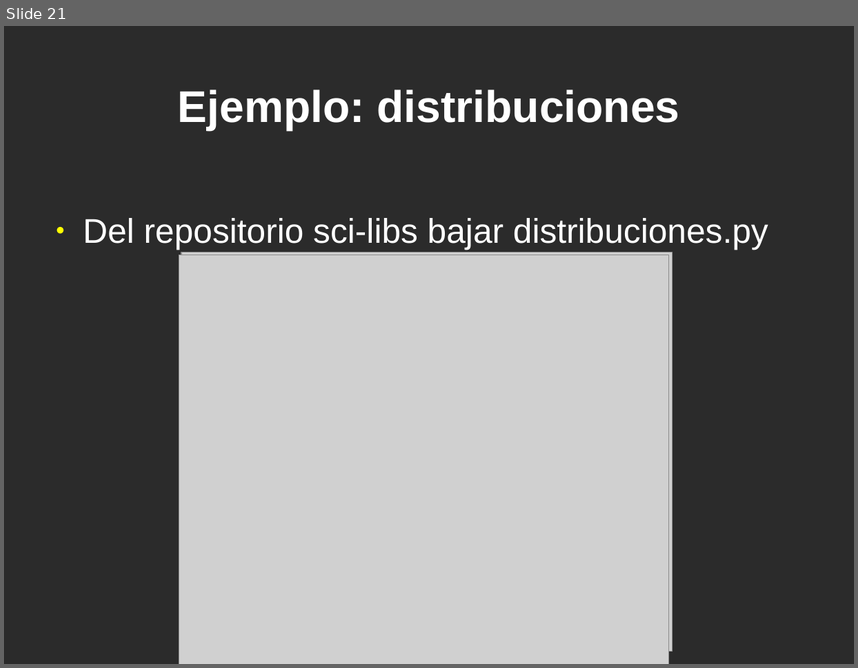
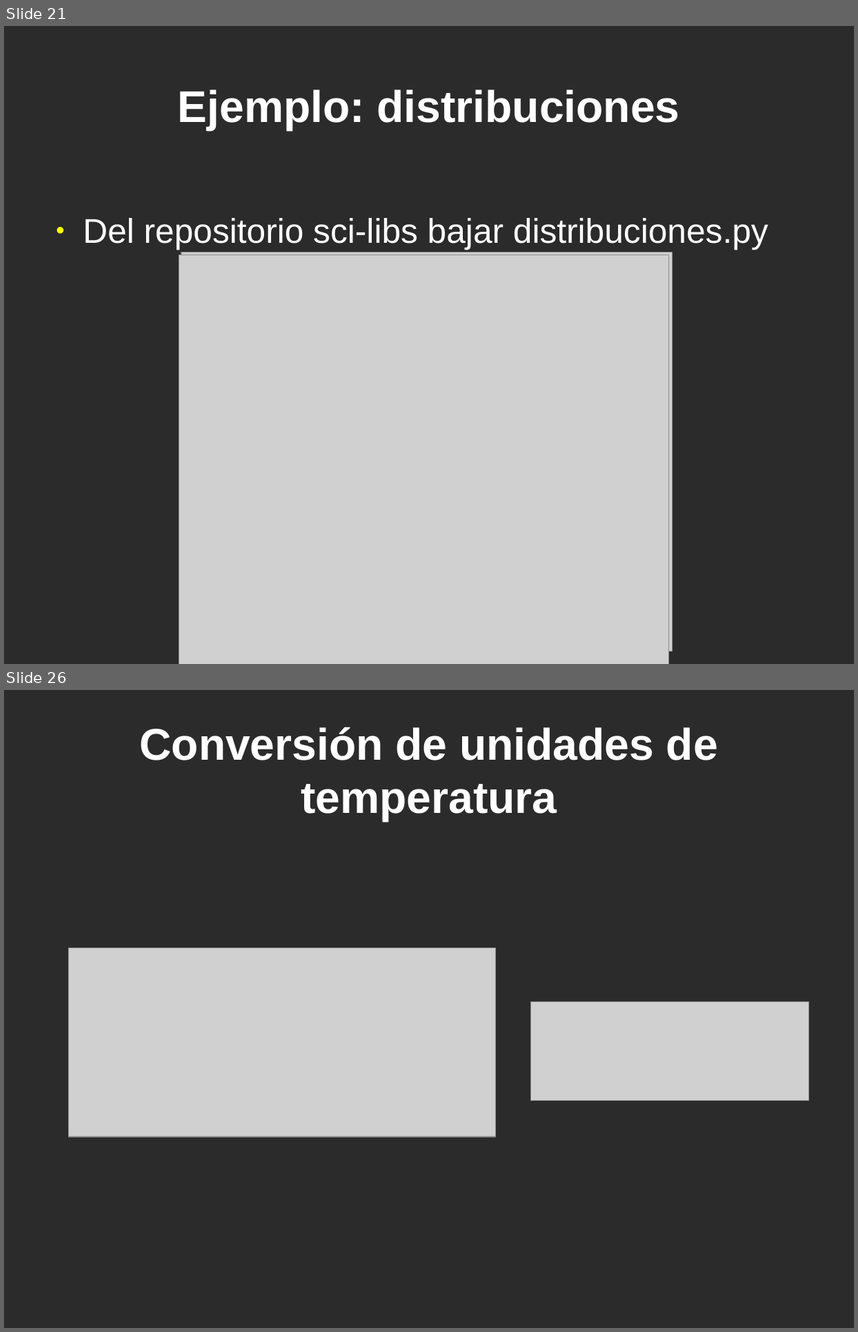
Before and after one commit to jeudy/clases_topicosI2013, a slide deck: 12-Librerias-Scipy.odp. Shown one above the other, each under a label of ours: slide 21 before the commit, slides 21 and 26 after it; the slides between them are not shown. The pictures are 858x668 and 858x1332 pixels, drawn with LibreOffice and Linux fonts; fonts in the diff are those of the drawing; grey boxes stand for pictures; background and template pictures are left out; a plain dark background stands for a picture behind light text. Boxes give left, top, right and bottom in pixels: in the first picture for what was removed or moved away, otherwise in the second. Text is boxed around its words. In the diff, an @@ line names an element or a change of style, - is before the commit and + after.

```diff
--- a/12-Librerias-Scipy.odp
+++ b/12-Librerias-Scipy.odp
@@ slide 26 added at (4,690,854,1328), background picture (left out) @@
@@ title added at (139,727,718,821), 41.4 pt, text #FFFFFF, bold @@
+Conversión de unidades de temperatura
@@ picture added at (68,947,495,1136) @@
@@ picture added at (531,1002,809,1101) @@
```
Also in this commit, not shown: 1 slide changed, 5 other slides added, 1 slide removed, 3 other files.
